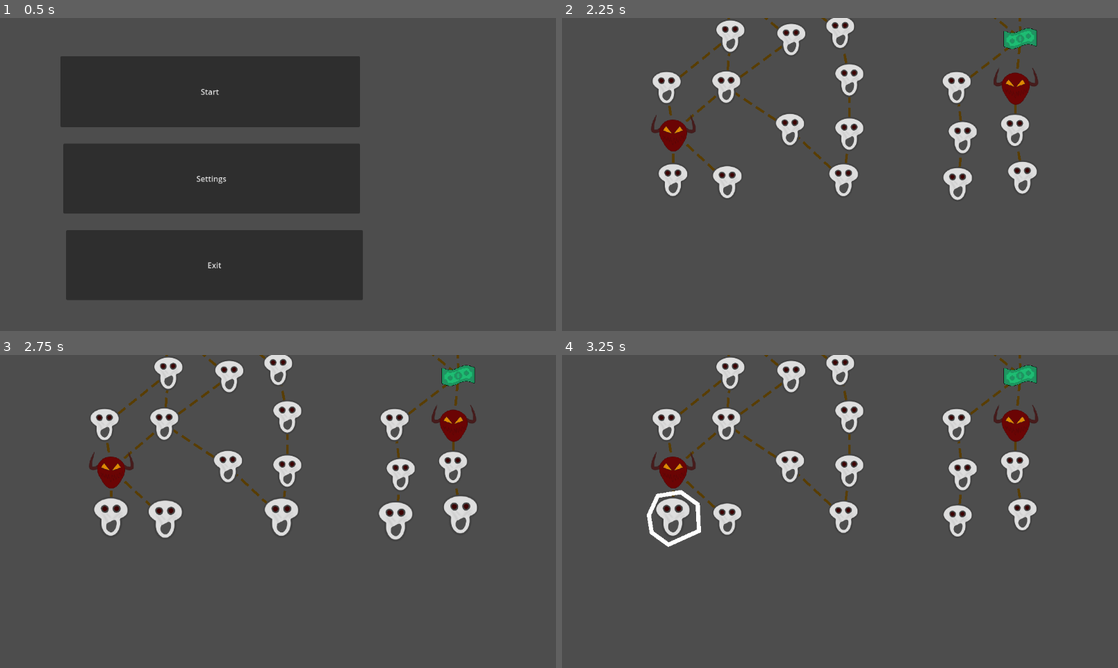
Above: before the commit, frames 1-4 (two rows, left to right).
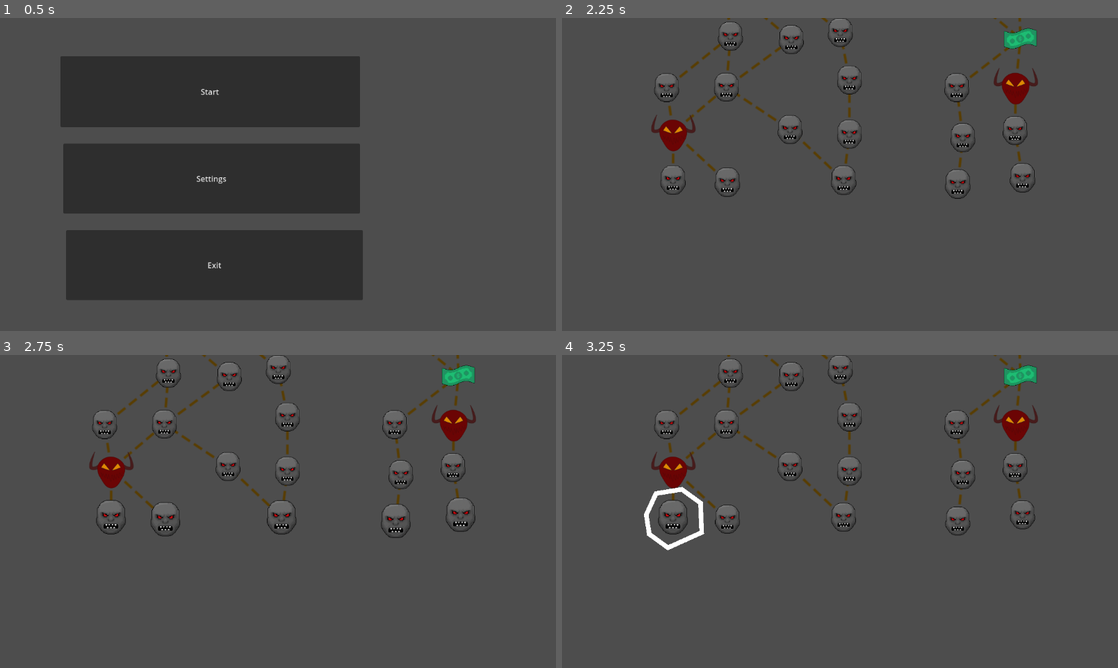
Above: after the commit, the same moments.

Repository: Frishkan/Reflex
Game: Godot game, scene res://scenes/start_screen.tscn
Same seed, same stepped clock (60 frames per second), same inputs: the game is played once before the commit and once after it. The engine's default icon, where the game draws it, is replaced by a stand-in: a white triangle on a blue panel in a dark square.
Inputs (mouse positions are in pixels of both pictures, inside the frame that each line leads up to):
- Up to frame 1 (0.5 s): no input
- Up to frame 2 (2.25 s): click "Start" at 0.5 s; click (628, 77) at 1.25 s; click (1045, 274) at 2 s
- Up to frame 3 (2.75 s): no input
- Up to frame 4 (3.25 s): move the mouse to (673, 517) at 2.77 s; hold A (a) from 2.78 s (still down); click (673, 517) at 2.92 s; tap D (d) at 3.05 s

Frame 1 is identical in both runs. In frame 2, 5.5% of the frame differs, in the area x 16-86%, y 0-59%; in frame 3, 6.1%; in frame 4, 6.1%, in the area x 14-86%, y 0-63%.

Commit message:
Guitar hero areas blinking on hit, changed monster room icon and how the room ICONS were stored

Diff:
--- a/project.godot
+++ b/project.godot
@@ -77,7 +77,3 @@
 [layer_names]
 
 2d_physics/layer_4="map_rooms"
-
-[rendering]
-
-textures/canvas_textures/default_texture_filter=0
--- a/scripts/guitar_hero_qte.gd
+++ b/scripts/guitar_hero_qte.gd
@@ -25,24 +25,28 @@
 		if $HitsContainer.get_child(0).currently_in_area_a :
 			$HitsContainer.get_child(0).queue_free()
 			hits += 1
+			blink($InputAreaA)
 		else :
 			misses += 1
 	elif event.is_action_pressed("s") :
 		if $HitsContainer.get_child(0).currently_in_area_s :
 			$HitsContainer.get_child(0).queue_free()
 			hits += 1
+			blink($InputAreaS)
 		else :
 			misses += 1
 	elif event.is_action_pressed("d") :
 		if $HitsContainer.get_child(0).currently_in_area_d :
 			$HitsContainer.get_child(0).queue_free()
 			hits += 1
+			blink($InputAreaD)
 		else :
 			misses += 1
 	elif event.is_action_pressed("f") :
 		if $HitsContainer.get_child(0).currently_in_area_f :
 			$HitsContainer.get_child(0).queue_free()
 			hits += 1
+			blink($InputAreaF)
 		else :
 			misses += 1
 
@@ -80,3 +84,8 @@
 		get_parent().get_parent().output((hits * global_card_stats[0] - (global_card_stats[1] - hits + misses) * global_card_stats[3]) * global_card_stats[5], global_card_stats[4])
 		get_parent().qte_active = false
 		queue_free()
+
+func blink(area : Area2D) :
+	area.visibility.modulate = 0.6
+	await get_tree().create_timer(0.1).timeout
+	area.visibility.modulate = 1
--- a/scripts/map_room.gd
+++ b/scripts/map_room.gd
@@ -5,12 +5,12 @@
 
 const ICONS := {
 	Room.Type.NOT_ASSIGNED: [null, Vector2(1, 1)],
-	Room.Type.MONSTER: [preload("res://textures/monster.png"), Vector2(0.9, 0.9)],
-	Room.Type.TREASURE: [preload("res://textures/Chalice.png"), Vector2(2.5, 2.5)],
-	Room.Type.CAMPFIRE: [preload("res://textures/Camp.png"), Vector2(2.5, 2.5)],
-	Room.Type.SHOP: [preload("res://textures/Shop.png"), Vector2(1.5, 1.5)],
-	Room.Type.ELITE: [preload("res://textures/bitmap.png"), Vector2(1.8, 1.8)],
-	Room.Type.BOSS: [preload("res://textures/Boss.png"), Vector2(3, 3)]
+	Room.Type.MONSTER: [preload("res://textures/monster.png"), Vector2(1, 1), Vector2(0.2, 0.2)],
+	Room.Type.TREASURE: [preload("res://textures/Chalice.png"), Vector2(2.5, 2.5), Vector2(0.1, 0.1)],
+	Room.Type.CAMPFIRE: [preload("res://textures/Camp.png"), Vector2(2.5, 2.5), Vector2(0.1, 0.1)],
+	Room.Type.SHOP: [preload("res://textures/Shop.png"), Vector2(1.5, 1.5), Vector2(0.1, 0.1)],
+	Room.Type.ELITE: [preload("res://textures/bitmap.png"), Vector2(1.8, 1.8), Vector2(0.1, 0.1)],
+	Room.Type.BOSS: [preload("res://textures/Boss.png"), Vector2(3, 3), Vector2(0.1, 0.1)]
 }
 
 @onready var sprite_2d : Sprite2D = $Visuals/Sprite2D
@@ -35,6 +35,7 @@
 	position = room.position
 	line_2d.rotation_degrees = randi_range(0, 360)
 	sprite_2d.texture = ICONS[room.type][0]
+	sprite_2d.scale = ICONS[room.type][2]
 	self.scale = ICONS[room.type][1]
 
 func show_selected() -> void :
Binary file changed: textures/monster.png
Not shown, changed: textures/monster.png.import
